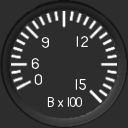
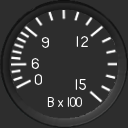
Layered file, before and after one edit (128 x 128). Changes by layer:
hid "path3802.png" over [11, 11, 117, 103]
added layer "path3802.png#1" above "scale.png#1" over [11, 10, 117, 103]
